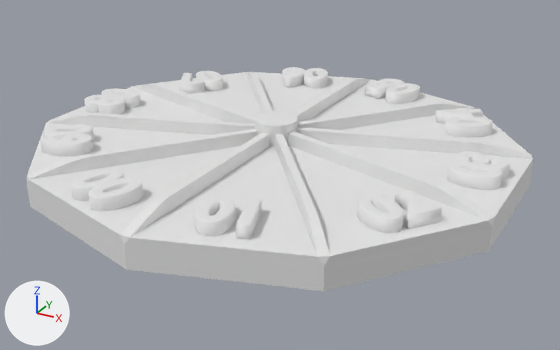
A saved change to the Blender file Whell_with_.blend.
The view is the same before and after, from a 50 mm lens placed at (37.3, -67.0, 31.3), pointed at (0.7, -0.3, -2.0). Every picture has the same lights, and +X, +Y and +Z are marked at lower left.

The first picture shows 'Cylinder', 'Cylinder.001', 'Text', 'Text.001', 'Text.002', 'Text.003', 'Text.004', 'Text.005', 'Text.006', 'Text.007', 'Text.008', 'Text.009'.
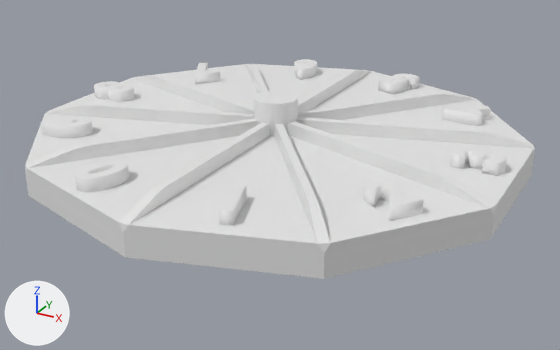
Boxes (x1, y1, x2, y2) around the edits, measured in the pictures (560 x 350 px):
'Cylinder', moved
    before: (27, 72, 533, 291)
    after: (25, 64, 535, 279)
'Text.001', text changed, moved
    before: (357, 188, 442, 233)
    after: (364, 180, 424, 221)
'Text.009', text changed, moved
    before: (71, 169, 143, 211)
    after: (75, 160, 129, 192)
'Text', text changed, moved
    before: (195, 196, 262, 239)
    after: (219, 185, 246, 226)
'Text.002', text changed, moved
    before: (447, 151, 510, 190)
    after: (450, 147, 506, 176)
'Cylinder.001', moved, rescaled (31% taller)
    before: (254, 111, 298, 146)
    after: (254, 90, 298, 136)
'Text.008', text changed, moved
    before: (40, 124, 94, 156)
    after: (41, 116, 93, 138)
'Text.003', moved
    before: (435, 108, 493, 138)
    after: (442, 105, 491, 126)
'Text.007', text changed, moved
    before: (84, 88, 140, 115)
    after: (94, 81, 135, 102)
'Text.004', text changed, moved
    before: (364, 78, 420, 104)
    after: (378, 73, 420, 95)
'Text.005', text changed, moved
    before: (282, 67, 328, 89)
    after: (294, 59, 317, 80)
'Text.006', moved
    before: (179, 71, 223, 94)
    after: (195, 63, 220, 85)

Edits to the bpy script that builds the scene:
```text
Change txt_01:
    txt_01.body: '01' -> '1'
Change txt_01_001:
    txt_01_001.body: '02' -> '2'
Change txt_01_002:
    txt_01_002.body: '03' -> '3'
Change txt_01_004:
    txt_01_004.body: '05\n' -> '5'
Change txt_01_005:
    txt_01_005.body: '06\n' -> '6'
Change txt_01_007:
    txt_01_007.body: '08\n' -> '8\n'
Change txt_01_008:
    txt_01_008.body: '09\n' -> '9\n'
Change txt_01_009:
    txt_01_009.body: '00\n' -> '0\n'
Change ob_cylinder:
    ob_cylinder.location: (0.0, 0.0, 0.43) -> (0.0, 0.0, 1.55)
Change ob_cylinder_001:
    ob_cylinder_001.location: (0.0, 0.0, -4.61) -> (0.0, 0.0, -5.04)
    ob_cylinder_001.scale: (0.262, 0.261, 1.21) -> (0.262, 0.261, 1.43)
Change ob_text:
    ob_text.location: (4.37, -21.8, 2.23) -> (5.82, -21.3, 3.36)
Change ob_text_001:
    ob_text_001.location: (17.56, -14.8, 2.23) -> (18.16, -13.99, 3.36)
Change ob_text_002:
    ob_text_002.location: (23.5, -2.4, 2.23) -> (23.51, -1.3, 3.36)
Change ob_text_003:
    ob_text_003.location: (19.78, 11.52, 2.23) -> (19.48, 11.97, 3.36)
Change ob_text_004:
    ob_text_004.location: (8.9, 20.79, 2.23) -> (8.28, 21.0, 3.36)
Change ob_text_005:
    ob_text_005.location: (-4.78, 22.51, 2.23) -> (-6.0, 21.99, 3.36)
Change ob_text_006:
    ob_text_006.location: (-17.34, 14.82, 2.23) -> (-17.82, 14.21, 3.36)
Change ob_text_007:
    ob_text_007.location: (-23.98, 2.72, 2.23) -> (-23.96, 1.69, 3.36)
Change ob_text_008:
    ob_text_008.location: (-21.08, -11.34, 2.23) -> (-20.62, -11.89, 3.36)
Change ob_text_009:
    ob_text_009.location: (-9.54, -20.81, 2.23) -> (-8.73, -21.05, 3.36)
```
